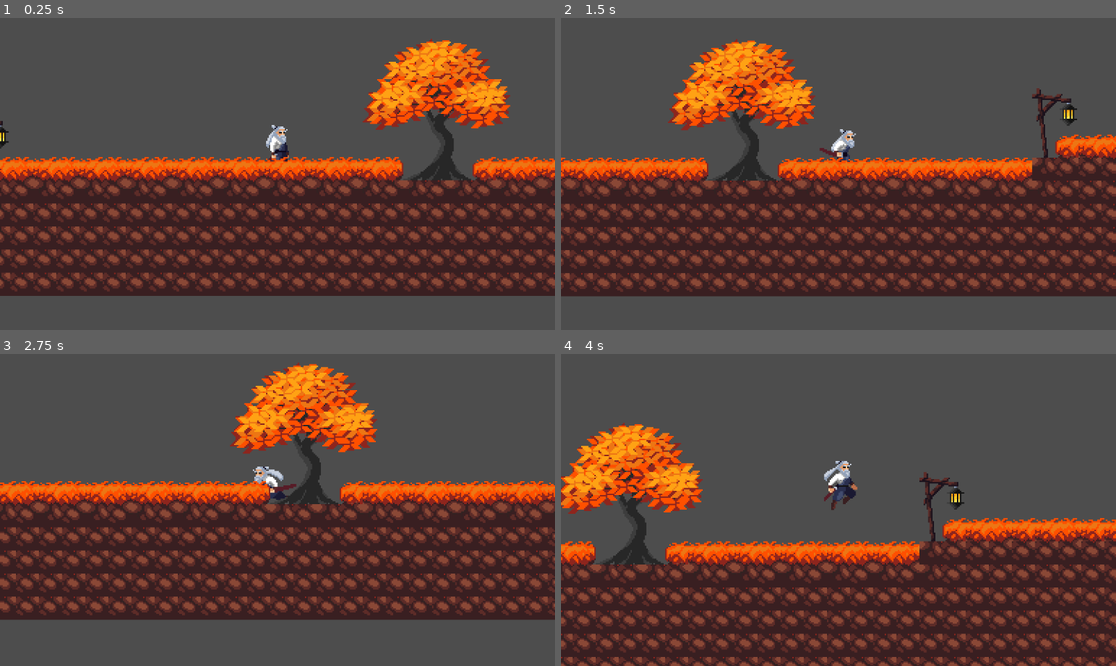
Above: before the commit, frames 1-4 (two rows, left to right).
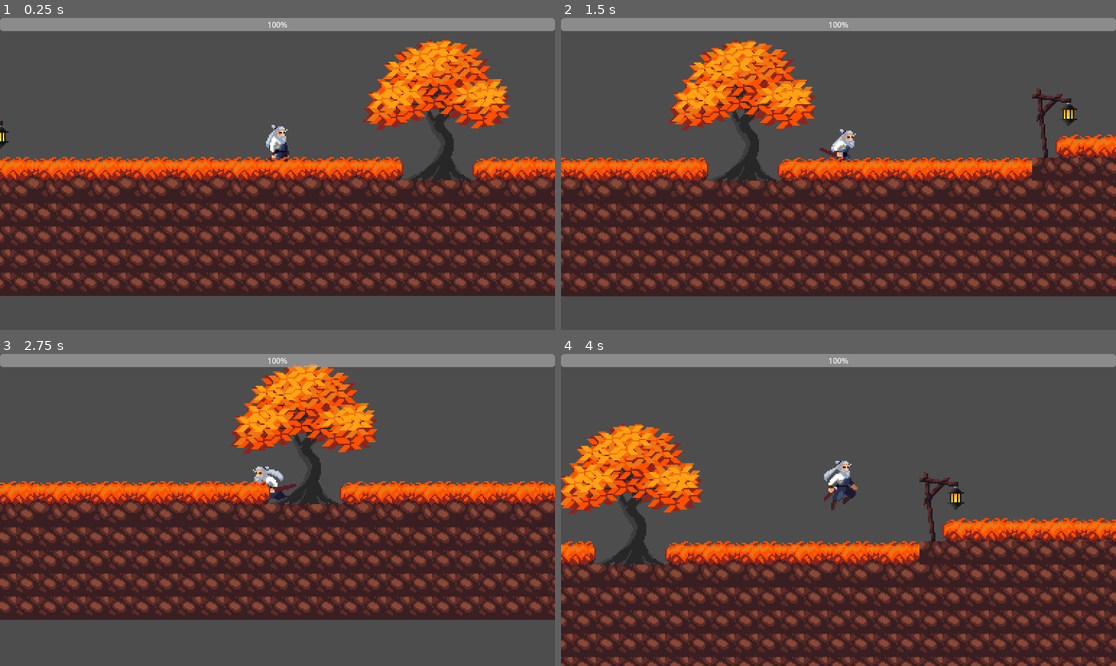
Above: after the commit, the same moments.

Repository: thepicklegod69/samurai
Game: Godot game, scene res://Scenes/game.tscn
Same seed, same stepped clock (60 frames per second), same inputs: the game is played once before the commit and once after it.
Inputs:
- Up to frame 1 (0.25 s): no input
- Up to frame 2 (1.5 s): hold Shift (Run) 0.53-1.28 s; hold D (Walk_right) from 0.53 s (still down); tap W (Jump) at 0.77 s; tap Shift (Run) at 1.35 s
- Up to frame 3 (2.75 s): tap W (Jump) at 1.52 s; release D (Walk_right) at 2.03 s; hold A (Walk_left) from 2.03 s (still down); hold Shift (Run) from 2.03 s (still down)
- Up to frame 4 (4 s): release A (Walk_left) at 2.78 s; release Shift (Run) at 2.78 s; hold D (Walk_right) from 2.78 s (still down); tap Shift (Run) at 2.85 s; tap W (Jump) at 3.02, 3.77 s; hold Shift (Run) from 3.53 s (still down)

The runs differ from the first frame. In frame 1, 4.2% of the frame differs, in the area x 0-100%, y 0-5%; in frame 2, 4.2%; in frame 3, 4.2%; in frame 4, 4.2%.

Commit message:
Added health bar on the top and health variables. Have basic functions for changing his health.

Diff:
--- a/Art/Terrain/menu.gd
+++ b/Art/Terrain/menu.gd
@@ -1,4 +1,4 @@
-extends Control
+extends Node2D
 
 func _on_play_pressed() -> void:
 	get_tree().change_scene_to_file("res://Scenes/game.tscn")
--- /dev/null
+++ b/Scenes/GameOver.tscn
@@ -0,0 +1,3 @@
+[gd_scene format=3 uid="uid://ctjajsnjmjhly"]
+
+[node name="GameOver" type="Node2D"]
--- a/Scenes/game.tscn
+++ b/Scenes/game.tscn
@@ -1,10 +1,11 @@
-[gd_scene load_steps=10 format=3 uid="uid://00is6t0rbvr4"]
+[gd_scene load_steps=11 format=3 uid="uid://00is6t0rbvr4"]
 
 [ext_resource type="PackedScene" uid="uid://dyppt5sx10udn" path="res://Scenes/player.tscn" id="1_80nbo"]
 [ext_resource type="Script" uid="uid://ma5op81nd4te" path="res://Art/Terrain/menu.gd" id="1_i6g32"]
 [ext_resource type="Texture2D" uid="uid://dpk4spm7aq4xx" path="res://Art/Terrain/AutumnForest/Tileset/Tileset.png" id="2_wrm1d"]
 [ext_resource type="Texture2D" uid="uid://d0c1w2e5nyln5" path="res://Art/Terrain/AutumnForest/Trees/Trees.png" id="3_3dryh"]
 [ext_resource type="Texture2D" uid="uid://cewu176p16qht" path="res://Art/Terrain/AutumnForest/Props/Objects.png" id="4_3dryh"]
+[ext_resource type="Script" uid="uid://dmrs0x6mbpf2s" path="res://Scenes/health_bar.gd" id="6_i6g32"]
 
 [sub_resource type="TileSetAtlasSource" id="TileSetAtlasSource_wowpa"]
 texture = ExtResource("2_wrm1d")
@@ -599,3 +600,15 @@
 tile_set = SubResource("TileSet_80nbo")
 format = 2
 layer_0/tile_data = PackedInt32Array(327679, 262144, 0, 393215, 262144, 1, 262144, 327680, 0, 327680, 327680, 1, 262145 …(24127 unchanged characters)…
+
+[node name="PlayerHealth" type="CanvasLayer" parent="."]
+
+[node name="HealthBar" type="ProgressBar" parent="PlayerHealth"]
+custom_minimum_size = Vector2(200, 20)
+anchors_preset = 10
+anchor_right = 1.0
+offset_bottom = 27.0
+grow_horizontal = 2
+step = 1.0
+script = ExtResource("6_i6g32")
+player_path = NodePath("../../Player")
--- /dev/null
+++ b/Scenes/health_bar.gd
@@ -0,0 +1,20 @@
+extends ProgressBar
+
+@export var player_path: NodePath
+@onready var player = get_node_or_null(player_path)
+
+func _ready() -> void:
+	if not player:
+		push_error("HealthBar: player_path is invalid!")
+		print("HealthBar not player")
+		return
+
+	print("DEBUG → Player.max_health:", player.max_health, "player.health:", player.health)
+
+	max_value = player.max_health
+	player.connect("health_changed", Callable(self, "_on_health_changed"))
+	_on_health_changed(player.health)  # immediately sync UI to current health	value = player.health
+	print("HealthBar visible:", visible, "value:", value)
+
+func _on_health_changed(new_health: int) -> void:
+	value = new_health
--- a/Scenes/player.gd
+++ b/Scenes/player.gd
@@ -1,4 +1,8 @@
 extends CharacterBody2D
+
+@export var max_health: int = 100
+var health: int = max_health
+signal health_changed(new_health: int)
 
 #const SPEED = 150.0
 const RUN_SPEED = 200.0
@@ -50,4 +54,21 @@
 		velocity.x = move_toward(velocity.x, 0, speed)
 
 	move_and_slide()
-	#Helloooooooo
+
+func _ready() -> void:
+	health = max_health
+	emit_signal("health_changed", health)
+
+func take_damage(amount: int) -> void:
+	health = clamp(health - amount, 0, max_health)
+	emit_signal("health_changed", health)
+	if health <= 0:
+		die()
+
+func heal(amount: int) -> void:
+	health = clamp(health + amount, 0, max_health)
+	emit_signal("health_changed", health)
+
+func die() -> void:
+	print("Player died")
+	get_tree().change_scene("res://scenes/GameOver.tscn")
Not shown, added: Scenes/health_bar.gd.uid
